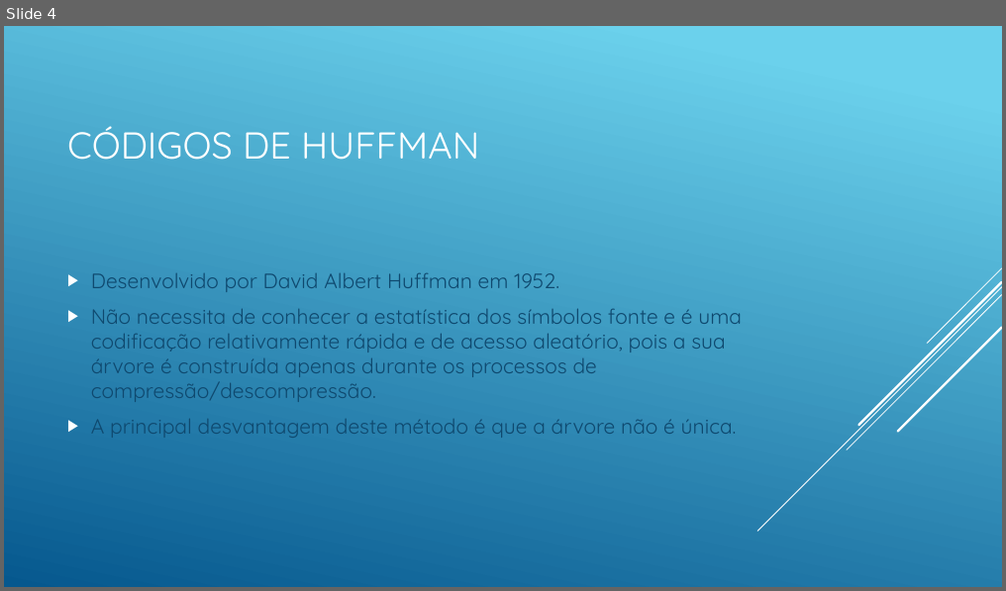
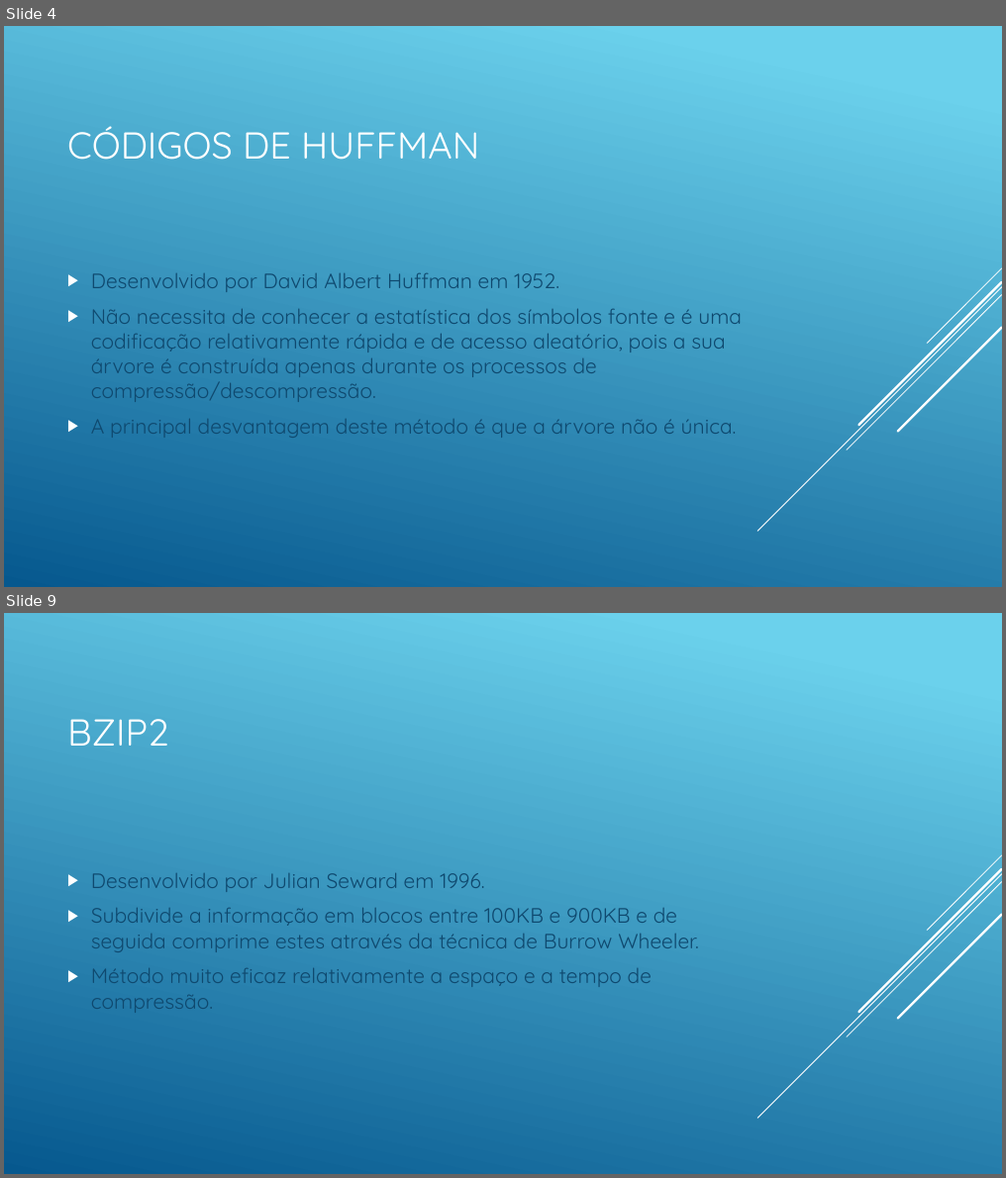
Before and after one commit to fabirino/TI_TP2, a slide deck: Apresentacao.pptx. Shown one above the other, each under a label of ours: slide 4 before the commit, slides 4 and 9 after it; the slides between them are not shown. The pictures are 1006x591 and 1006x1178 pixels, drawn with LibreOffice and Linux fonts; fonts in the diff are those of the drawing. Boxes give left, top, right and bottom in pixels: in the first picture for what was removed or moved away, otherwise in the second. Text is boxed around its words. In the diff, an @@ line names an element or a change of style, - is before the commit and + after.

```diff
--- a/Apresentacao.pptx
+++ b/Apresentacao.pptx
@@ slide 9 added at box(4, 613, 1002, 1174), background gradient #6ED2EB to #06588E; not listed: 5 template elements that a slide beside it also shows @@
@@ title added at box(67, 719, 168, 746), 36 pt, text #FFFFFF @@
+BZIP2
@@ text added at box(91, 873, 699, 1013), 20 pt, text #0F496F @@
+▶ Desenvolvido por Julian Seward em 1996.
+▶ Subdivide a informação em blocos entre 100KB e 900KB e de seguida comprime estes através da técnica de Burrow Wheeler.
+▶ Método muito eficaz relativamente a espaço e a tempo de compressão.
```
Also in this commit, not shown: 6 slides changed, 1 other slide added, 1 slide removed, 3 other files.
